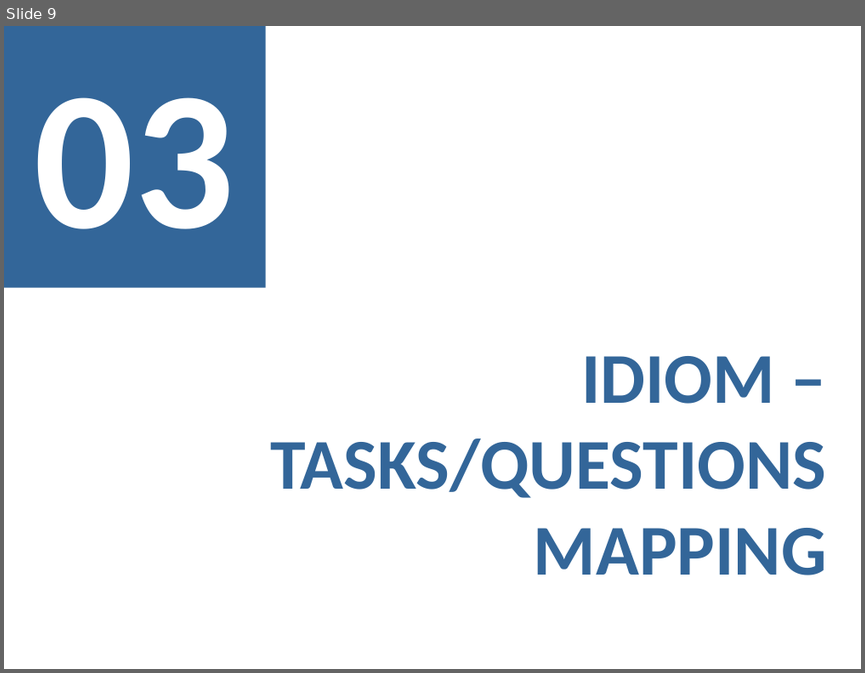
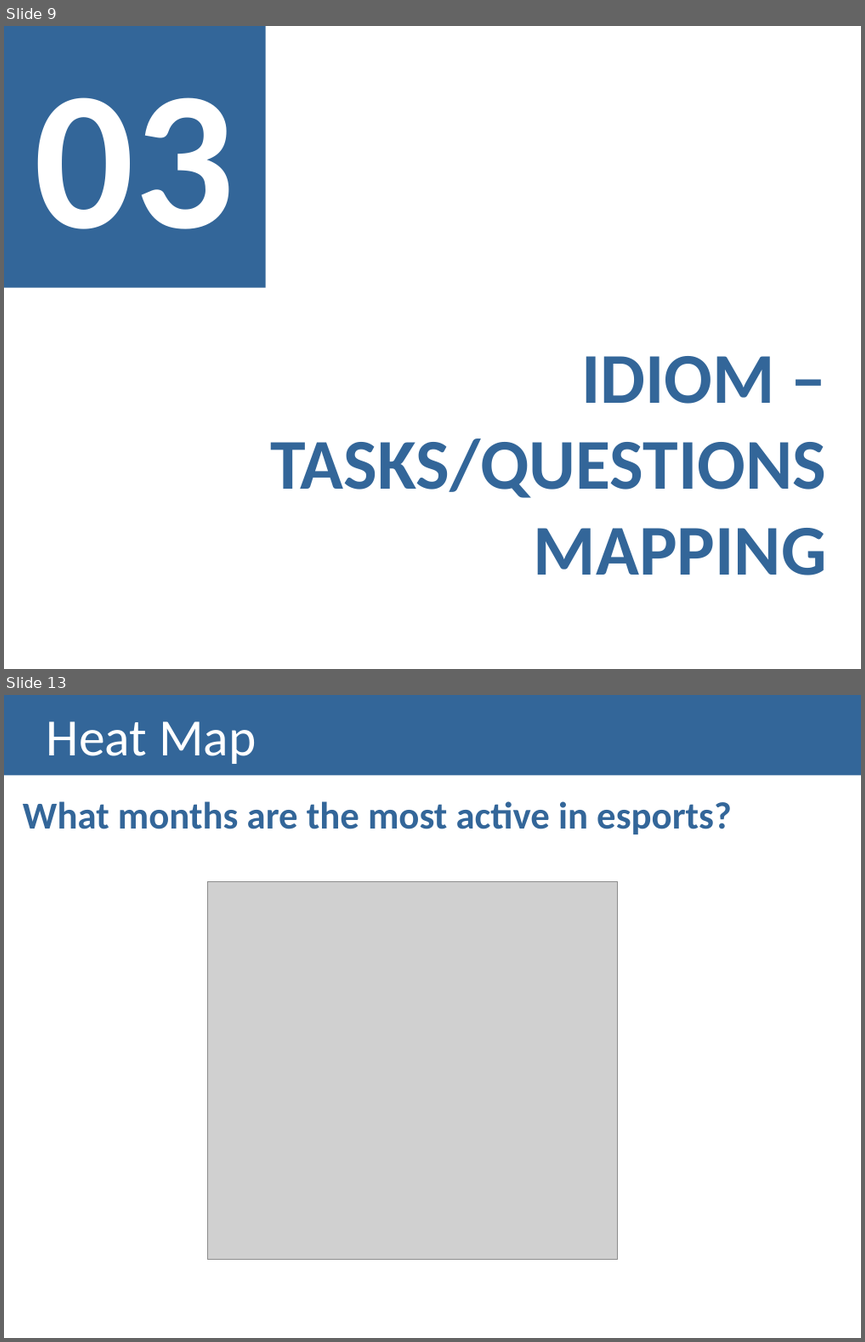
Before and after one commit to lucasrafael98/IV1819-esports, a slide deck: docs/Checkpoint III - Presentation.pptx. Shown one above the other, each under a label of ours: slide 9 before the commit, slides 9 and 13 after it; the slides between them are not shown. The pictures are 865x673 and 865x1342 pixels, drawn with LibreOffice and Linux fonts; fonts in the diff are those of the drawing; grey boxes stand for pictures. Boxes give left, top, right and bottom in pixels: in the first picture for what was removed or moved away, otherwise in the second. Text is boxed around its words. In the diff, an @@ line names an element or a change of style, - is before the commit and + after.

```diff
--- a/docs/Checkpoint III - Presentation.pptx
+++ b/docs/Checkpoint III - Presentation.pptx
@@ slide 13 added at [4, 695, 861, 1338], background #FFFFFF @@
@@ title added at [4, 695, 861, 776], fill #336699, 44 pt, text #FFFFFF @@
+Heat Map
@@ text added at [23, 801, 732, 834], 32 pt, text #336699, bold @@
+What months are the most active in esports?
@@ picture added at [208, 882, 618, 1259] @@
```
Also in this commit, not shown: 2 slides changed, 3 other slides added, 2 slides removed, 1 other file.
